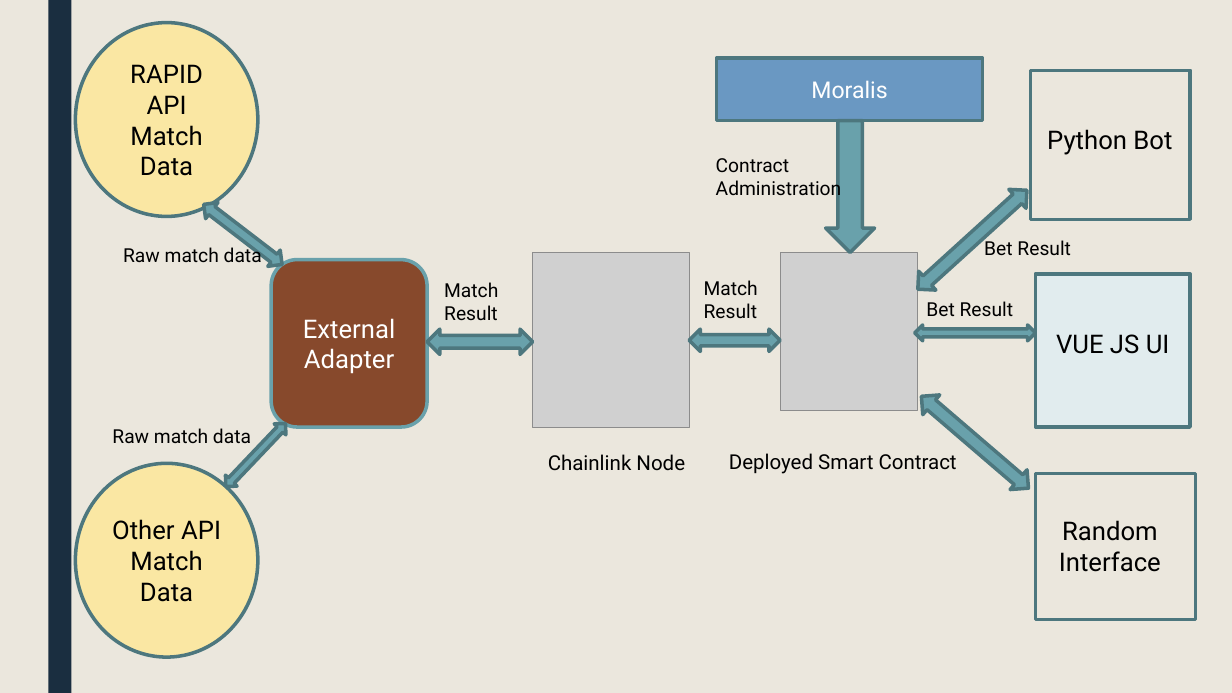
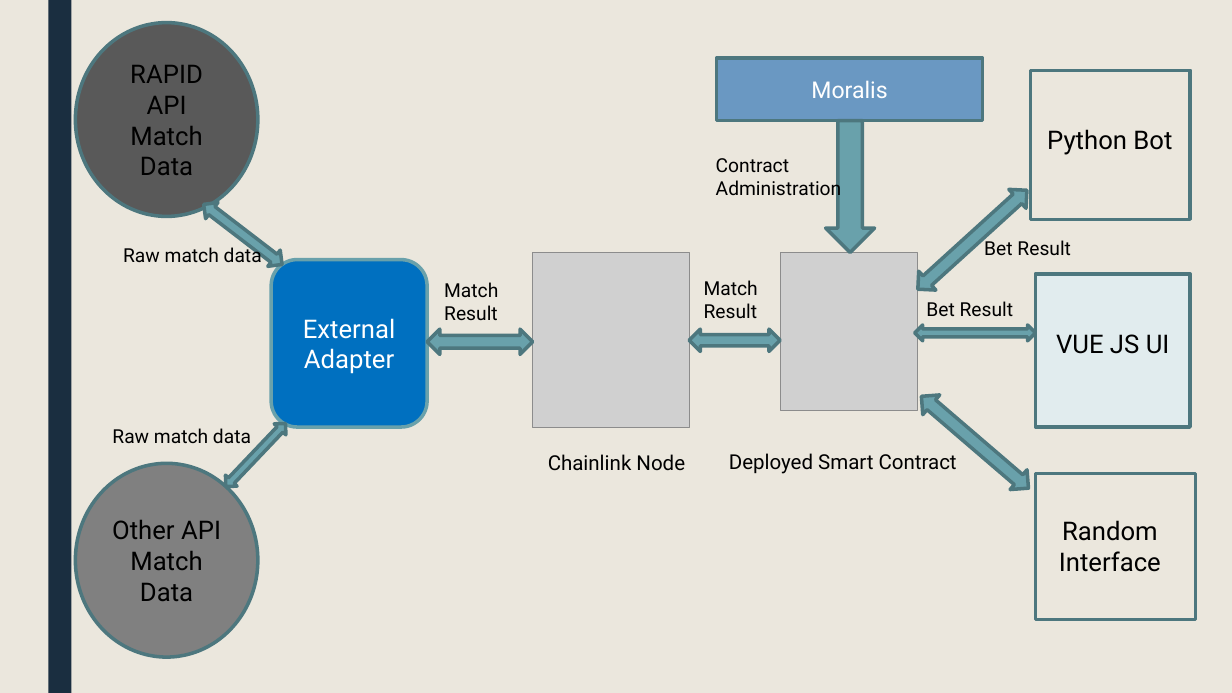
Before and after one commit to Baraa42/footy-oracle, a slide deck: slide 4 of FootyOracle-MoralisAvax.pptx. Drawn at 1232x693 pixels with LibreOffice and Linux fonts; fonts in the diff are those of the drawing; grey boxes stand for pictures. Boxes give left, top, right and bottom in pixels: in the first picture for what was removed or moved away, otherwise in the second. Text is boxed around its words. In the diff, an @@ line names an element or a change of style, - is before the commit and + after.

```diff
--- a/FootyOracle-MoralisAvax.pptx
+++ b/FootyOracle-MoralisAvax.pptx
@@ ellipse "RAPID API Match Data" at [76, 22, 258, 216]: fill #FAE7A3 to #595959 @@
@@ rounded rectangle "External Adapter" at [271, 260, 427, 427]: fill #87492C to #0070C0 @@
@@ ellipse "Other API Match Data" at [76, 463, 258, 657]: fill #FAE7A3 to #808080 @@
```
Also in this commit, not shown: 2 other slides changed, 3 slides added.
